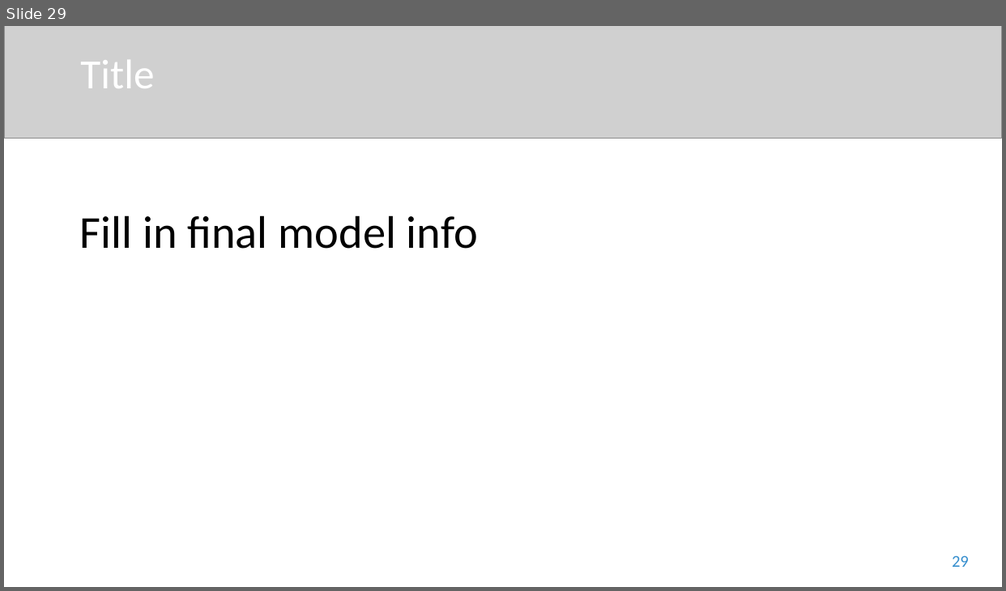
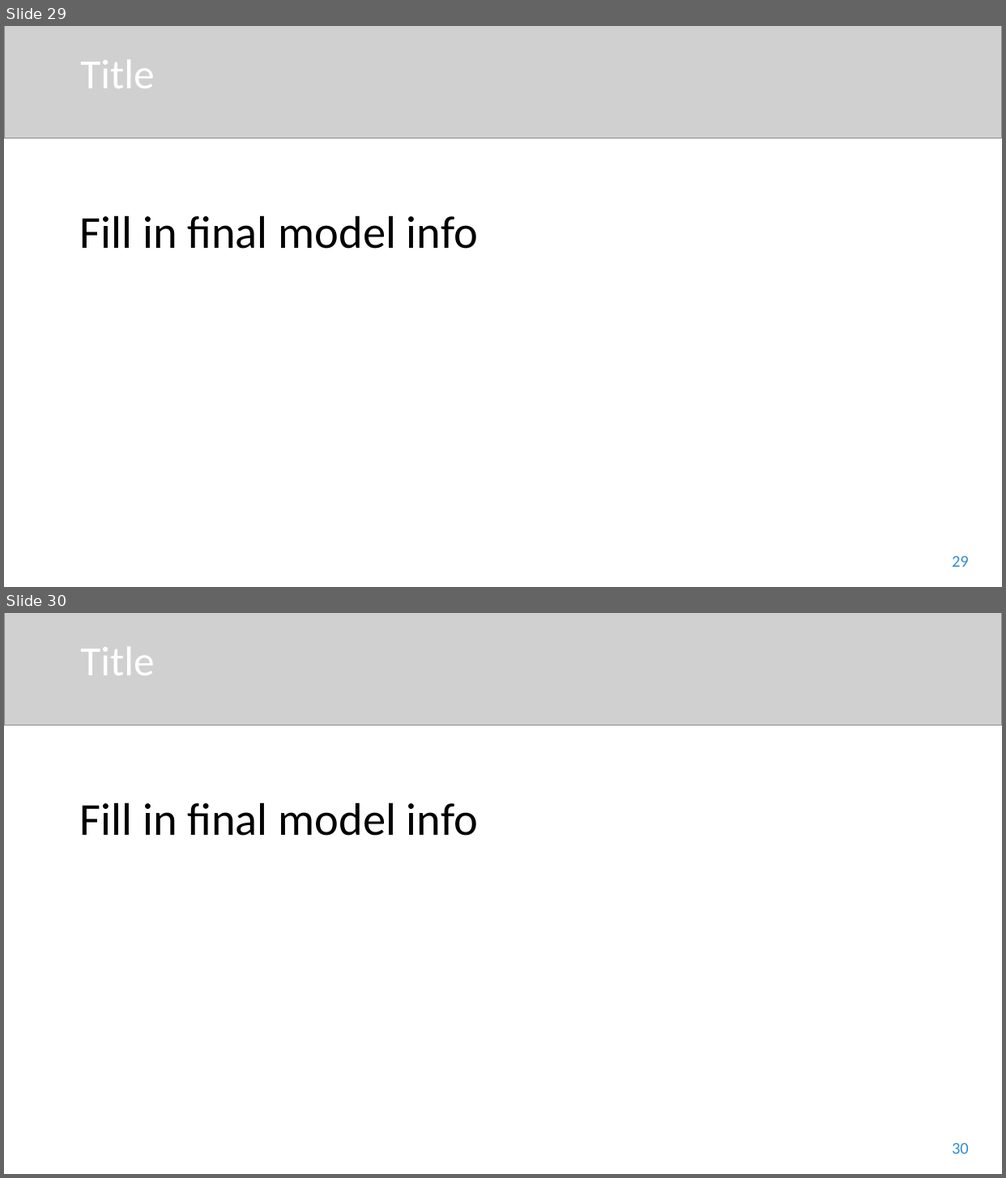
Before and after one commit to Dearsu520/automotive-modeling-project, a slide deck: ETL/Final Project.pptx. Shown one above the other, each under a label of ours: slide 29 before the commit, slides 29 and 30 after it. The pictures are 1006x591 and 1006x1178 pixels, drawn with LibreOffice and Linux fonts; fonts in the diff are those of the drawing; grey boxes stand for pictures. Boxes give left, top, right and bottom in pixels: in the first picture for what was removed or moved away, otherwise in the second. Text is boxed around its words. In the diff, an @@ line names an element or a change of style, - is before the commit and + after.

```diff
--- a/ETL/Final Project.pptx
+++ b/ETL/Final Project.pptx
@@ slide 30 added at box(4, 613, 1002, 1174), background #FFFFFF @@
@@ picture added at box(4, 613, 1002, 726) @@
@@ title added at box(80, 647, 154, 675), 40 pt, text #FFFFFF @@
+Title
@@ text added at box(80, 803, 478, 836), 44 pt, text #000000 @@
+Fill in final model info
@@ page number added at box(952, 1143, 969, 1154), 16 pt, text #338DCD @@
+30
```
Also in this commit, not shown: 7 other slides added.
